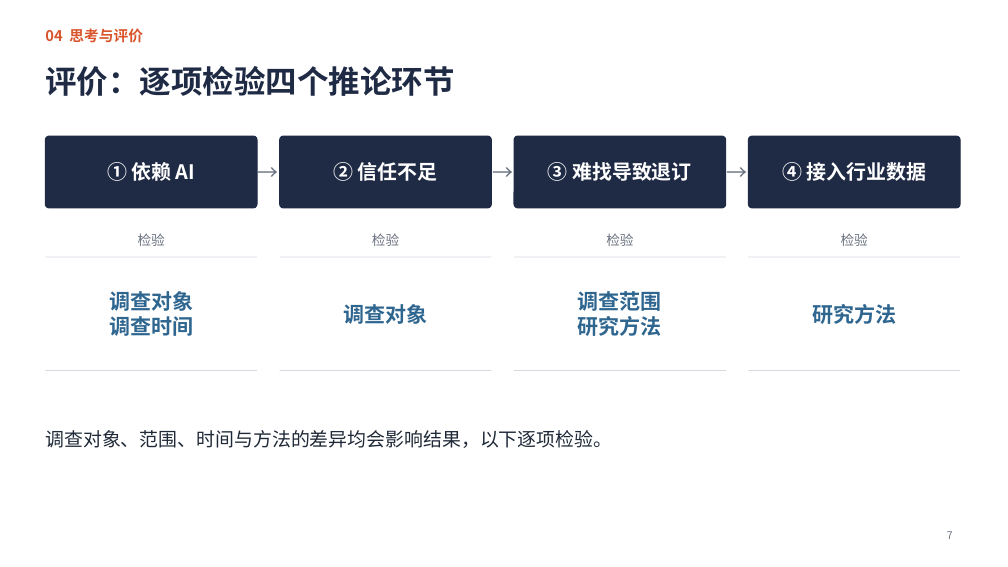
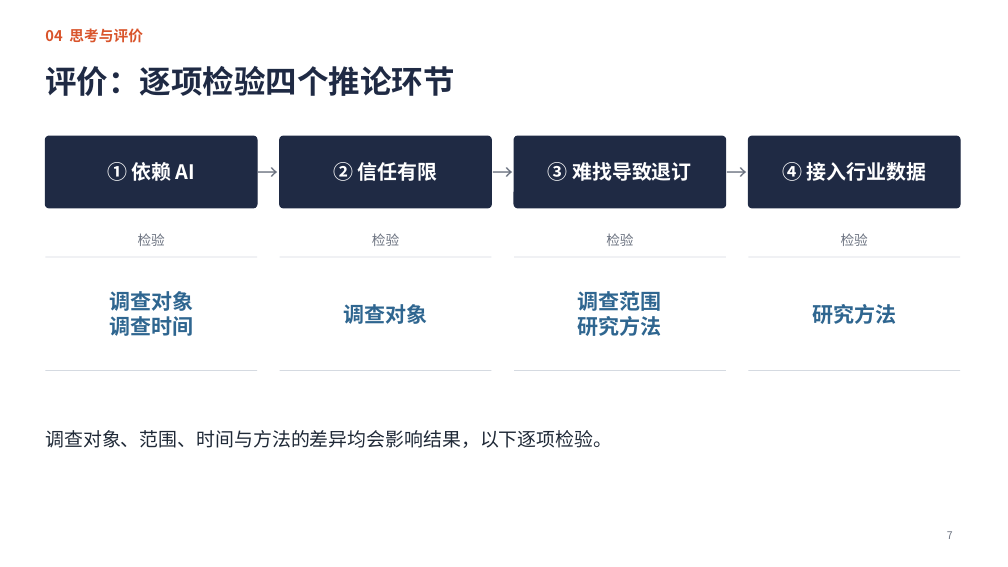
Before and after one commit to jayleo113/ppt, a slide deck: slide 7 of Gracenote报告解读_课堂汇报.pptx. Drawn at 1008x567 pixels with LibreOffice and Linux fonts; fonts in the diff are those of the drawing. Boxes give left, top, right and bottom in pixels: in the first picture for what was removed or moved away, otherwise in the second. Text is boxed around its words. In the diff, an @@ line names an element or a change of style, - is before the commit and + after.

```diff
--- a/Gracenote报告解读_课堂汇报.pptx
+++ b/Gracenote报告解读_课堂汇报.pptx
@@ text at [333, 162, 438, 181]: text changed @@
-② 信任不足
+② 信任有限
```
Also in this commit, not shown: 1 other slide changed, 3 other files.
